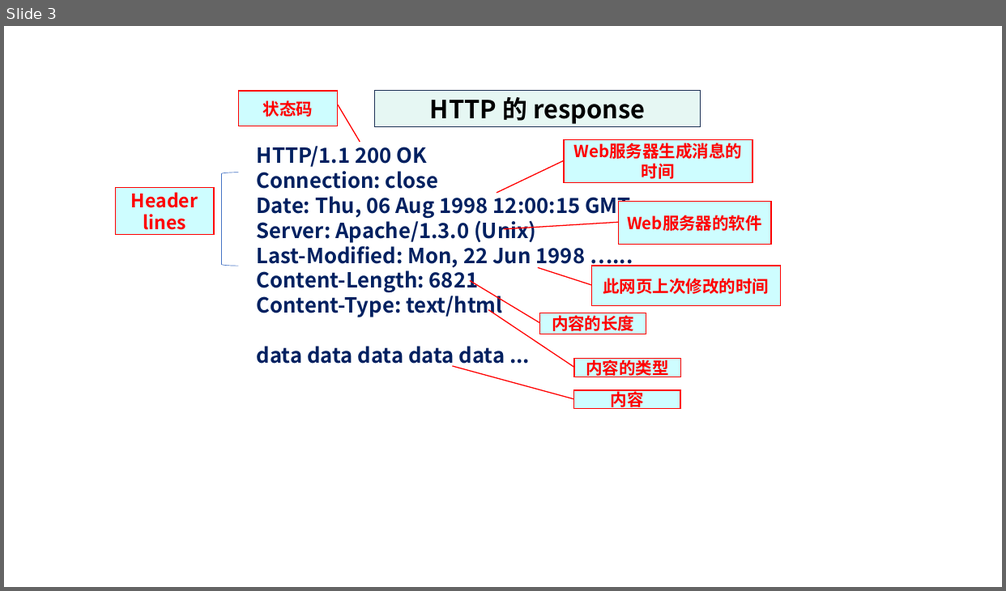
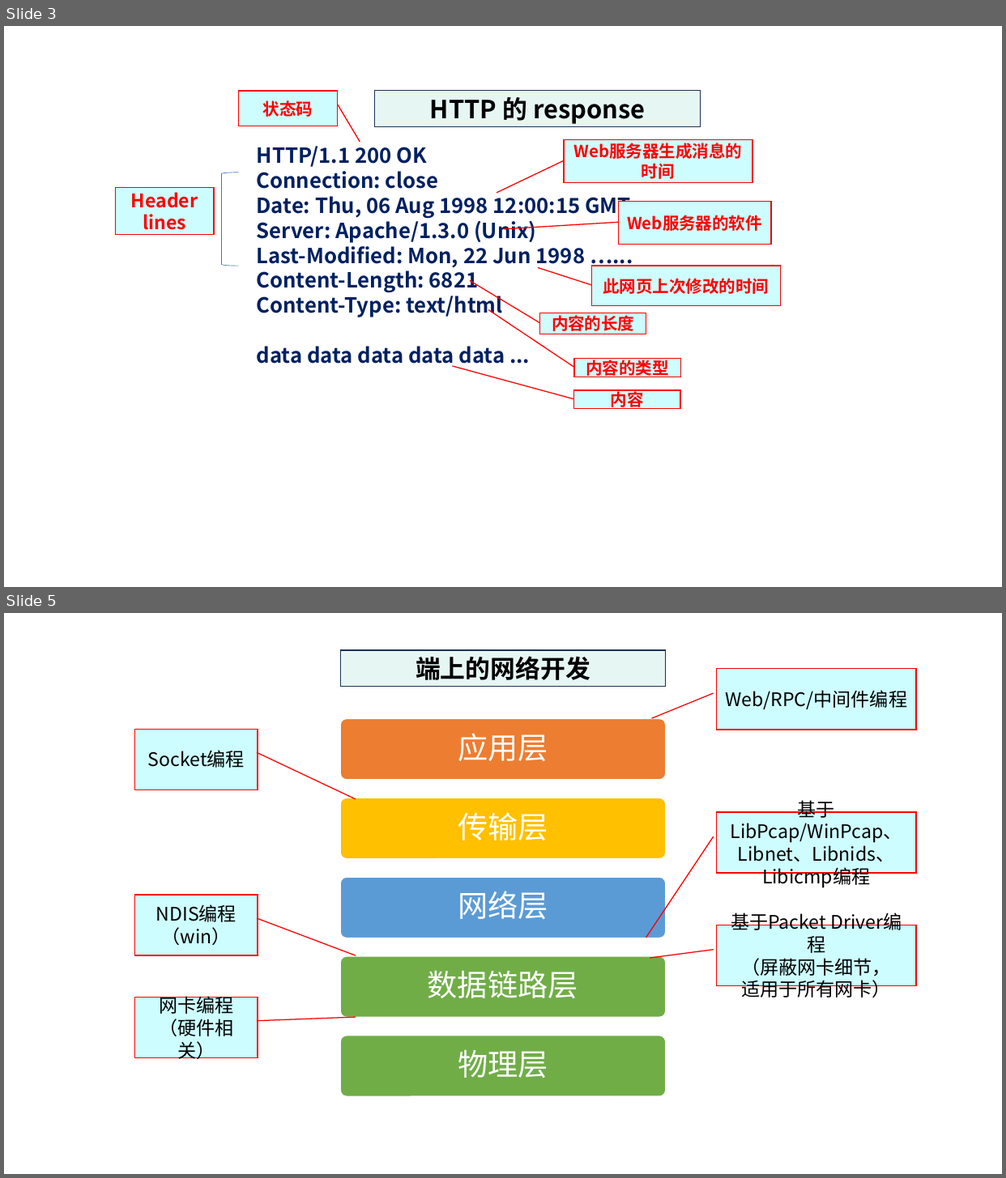
Before and after one commit to guofei9987/a, a slide deck: computer/network/计算机网络-素材.pptx. Shown one above the other, each under a label of ours: slide 3 before the commit, slides 3 and 5 after it; the slides between them are not shown. The pictures are 1006x591 and 1006x1178 pixels, drawn with LibreOffice and Linux fonts; fonts in the diff are those of the drawing. Boxes give left, top, right and bottom in pixels: in the first picture for what was removed or moved away, otherwise in the second. Text is boxed around its words. In the diff, an @@ line names an element or a change of style, - is before the commit and + after.

```diff
--- a/computer/network/计算机网络-素材.pptx
+++ b/computer/network/计算机网络-素材.pptx
@@ slide 5 added at <box>4,613,1002,1174</box>, background #FFFFFF @@
@@ group added at <box>135,650,917,1097</box>: 6 border callouts, 5 rounded rectangles, 5 texts, 1 rectangle @@
+端上的网络开发
+应用层
+传输层
+网络层
+数据链路层
+物理层
+Socket编程
+Web/RPC/中间件编程
+NDIS编程（win）
+网卡编程（硬件相关）
+基于 LibPcap/WinPcap、Libnet、Libnids、Libicmp编程
+基于Packet Driver编程
+（屏蔽网卡细节，
+适用于所有网卡）
```
Also in this commit, not shown: 2 other slides added, 1 slide removed, 6 other files.
